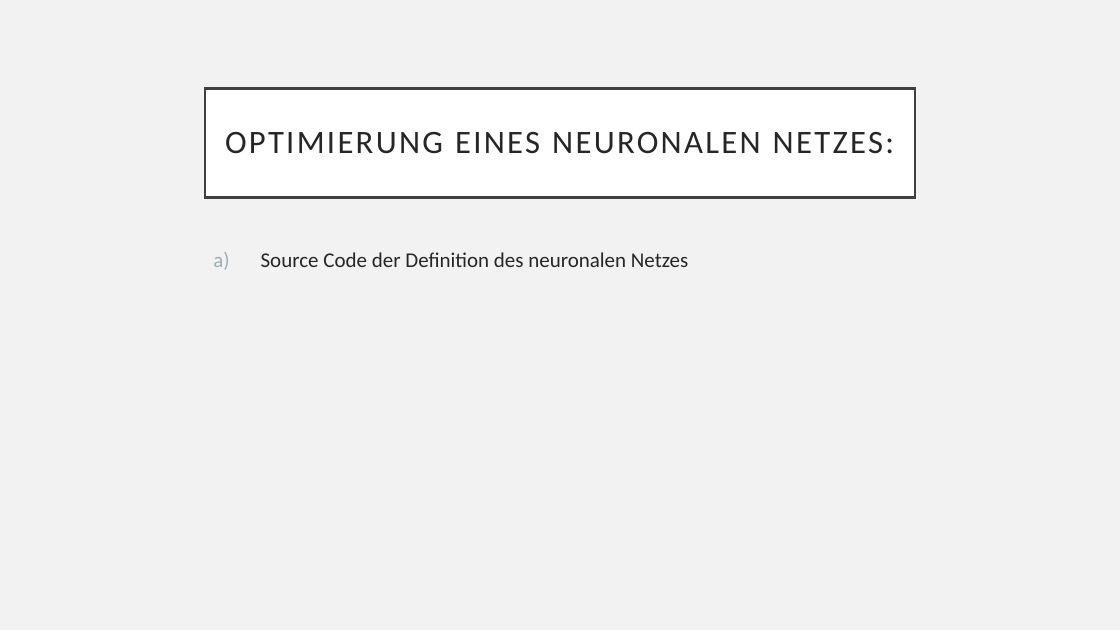
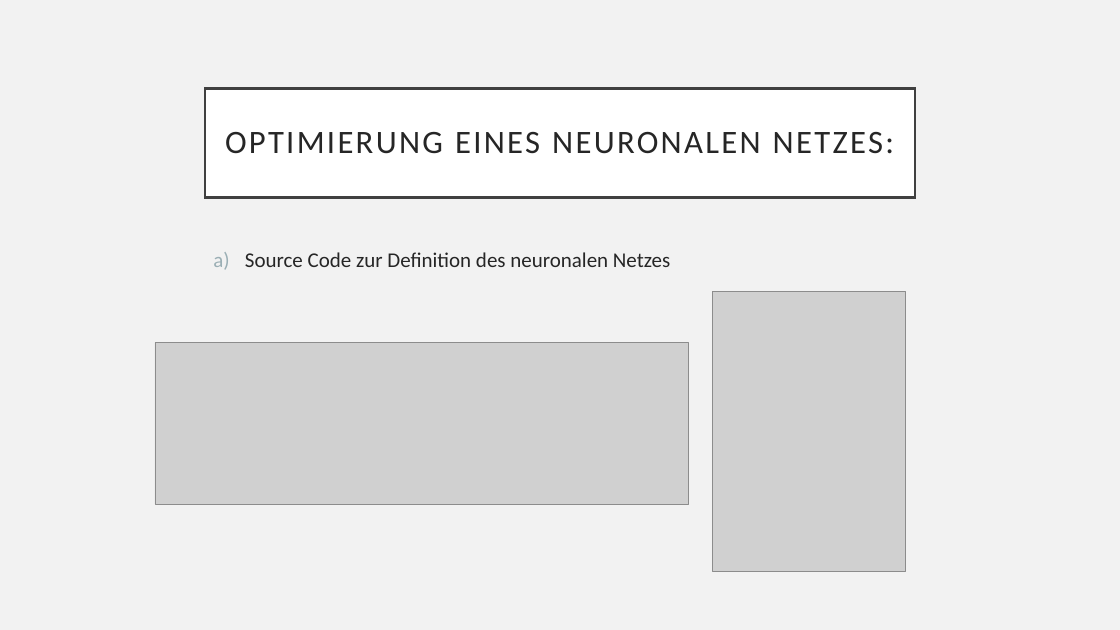
Before and after one commit to Tasinger/gruppe-2-projekt, a slide deck: slide 11 of Präsentation Gruppe 2.pptx (slide 10 before the commit). Drawn at 1120x630 pixels with LibreOffice and Linux fonts; fonts in the diff are those of the drawing; grey boxes stand for pictures. Boxes give left, top, right and bottom in pixels: in the first picture for what was removed or moved away, otherwise in the second. Text is boxed around its words. In the diff, an @@ line names an element or a change of style, - is before the commit and + after.

```diff
--- a/Präsentation Gruppe 2.pptx
+++ b/Präsentation Gruppe 2.pptx
@@ text at (245, 252, 670, 267): text changed @@
-a) Source Code der Definition des neuronalen Netzes
+a) Source Code zur Definition des neuronalen Netzes
@@ picture added at (713, 291, 906, 571) @@
@@ picture added at (155, 343, 689, 504) @@
```
Also in this commit, not shown: 5 other slides changed, 1 slide added, 2 other files.
